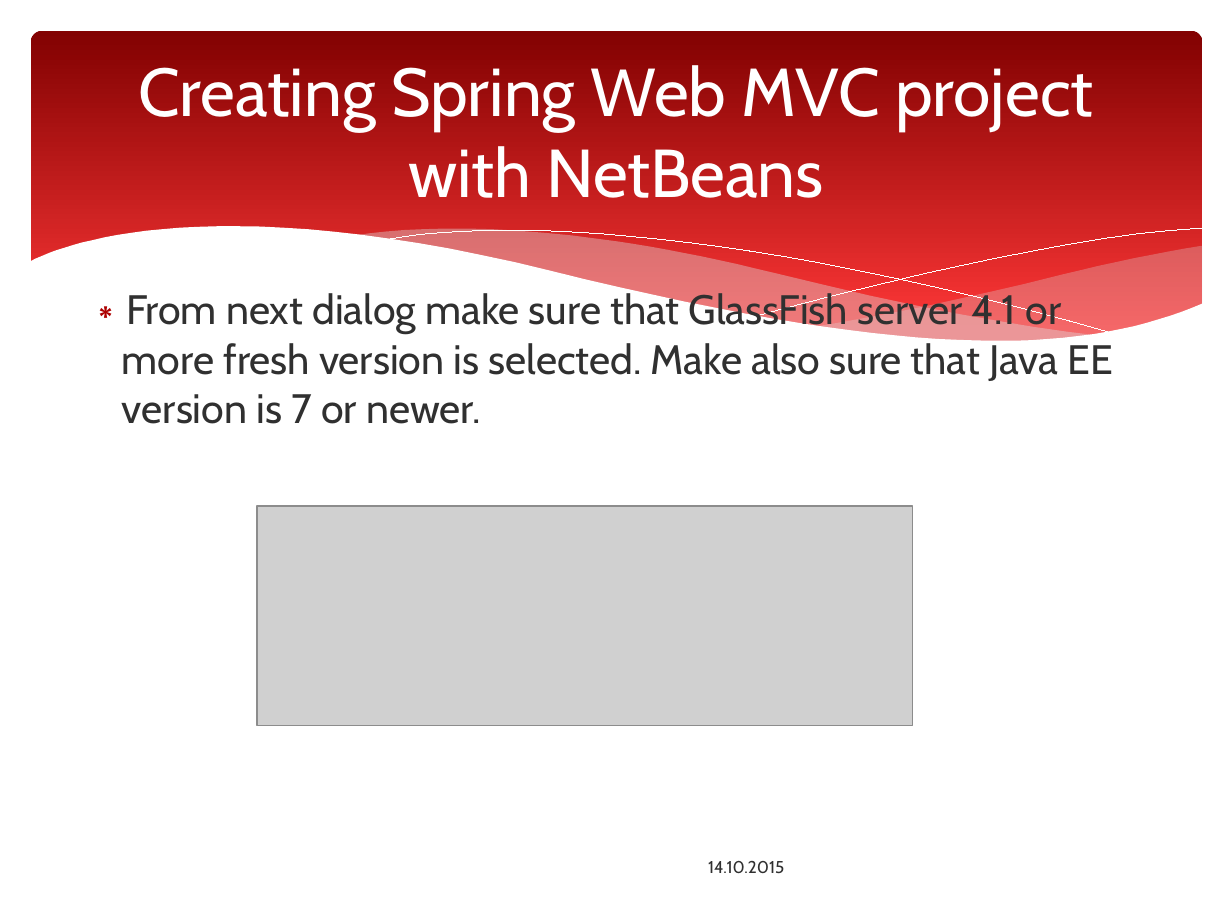
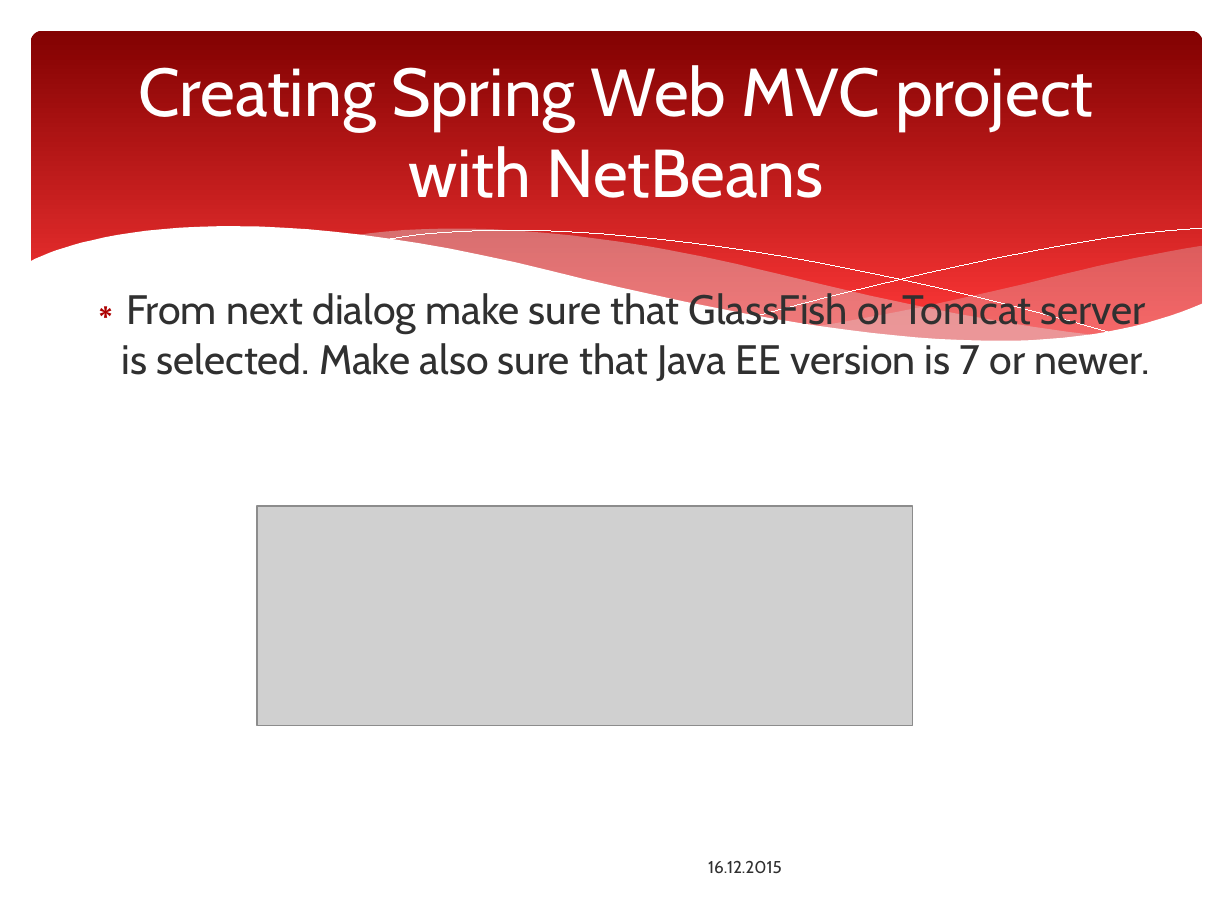
Before and after one commit to ttakkula/javaee-spring-maven, a slide deck: slide 10 of SpringMVC/Spring_Web_MVC_Framework.pptx. Drawn at 1232x924 pixels with LibreOffice and Linux fonts; fonts in the diff are those of the drawing; grey boxes stand for pictures; background and template pictures are left out. Boxes give left, top, right and bottom in pixels: in the first picture for what was removed or moved away, otherwise in the second. Text is boxed around its words. In the diff, an @@ line names an element or a change of style, - is before the commit and + after.

```diff
--- a/SpringMVC/Spring_Web_MVC_Framework.pptx
+++ b/SpringMVC/Spring_Web_MVC_Framework.pptx
@@ text at [122,290,1150,381]: text changed @@
-∗ From next dialog make sure that GlassFish server 4.1 or more fresh version is selected. Make also sure that Java EE version is 7 or newer.
+∗ From next dialog make sure that GlassFish or Tomcat server is selected. Make also sure that Java EE version is 7 or newer.
@@ text at [708,861,782,873]: text changed @@
-14.10.2015
+16.12.2015
```
Also in this commit, not shown: 69 other slides changed, 30 slides added, 1 slide removed.
